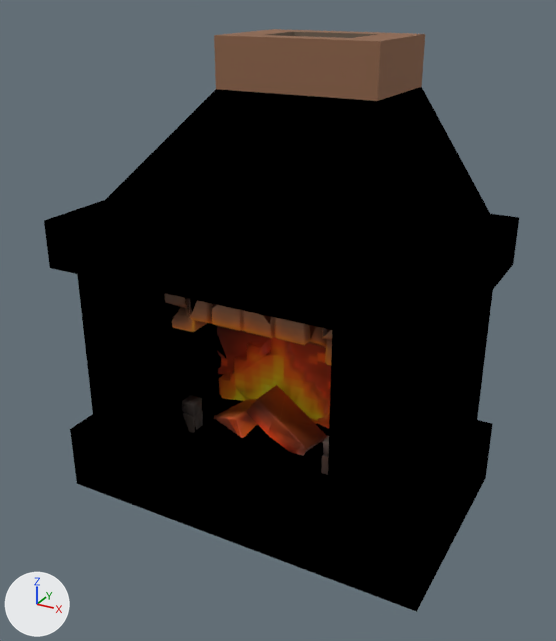
The Blender file src/game/models/castle/props/kitchen-fireplace.blend as it was, and as the next commit left it.
Before and after are seen from a 50 mm lens placed at (1.21, -2.24, 1.81), pointed at (0.01, -0.06, 0.72). Lighting does not change. The marker at lower left points along +X, +Y and +Z. The older version comes first.

The first picture shows 'Chimney socket from original fireplace stone', 'Continuous soot-dark flue lining', 'Preserved hearth logs and soot'.
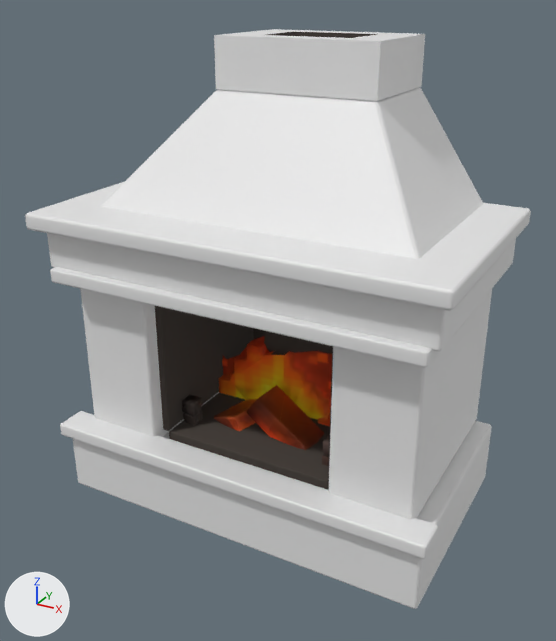
Where the change shows, as pixel boxes [x1, y1, x2, y2] in the pictures (556 x 641 px):
'Castle fireplace masonry surround and hood', modifiers changed (not visible before)
    after: [47, 88, 516, 609]
'Mantel projecting cap', added
    after: [25, 182, 531, 311]
'Preserved hearth logs and soot', reshaped (11% narrower, 28% shorter)
    before: [164, 293, 332, 475]
    after: [182, 336, 332, 466]
'Chimney socket from original fireplace stone', recoloured (brown to white)
    both: [214, 29, 425, 101]
'Raised hearth lip', added
    after: [60, 411, 438, 559]
'Mantel lower moulding', added
    after: [50, 267, 440, 367]
'Firebox left soot lining', added
    after: [155, 306, 253, 431]
'Firebox ember floor', added
    after: [169, 392, 330, 489]
'Continuous soot-dark flue lining', recoloured (brown to dark grey)
    both: [267, 32, 377, 38]
'Firebox back soot lining', now drawn (mostly hidden)
    after: [253, 328, 265, 344]
'Firebox right soot lining', added (mostly hidden)
    after: [328, 346, 333, 481]
part 1 of me_meshes_0__001, deleted (brown)
    before: [164, 293, 332, 365]
part 2 of me_meshes_0__001, cut back
    before: [215, 305, 331, 369]
    after: [223, 355, 239, 369]

Diff of the bpy script that builds the scene:
```diff
--- a/src/game/models/castle/props/kitchen-fireplace.blend.py
+++ b/src/game/models/castle/props/kitchen-fireplace.blend.py
@@ mat_chimney_soot_dark_stone @@
 mat_chimney_soot_dark_stone = principled_material('Chimney soot-dark stone')
-mat_chimney_soot_dark_stone.base_color = (0.19, 0.14, 0.1)  # brown #796959
+mat_chimney_soot_dark_stone.base_color = (0.065, 0.052, 0.043)  # dark grey #48403a
 mat_chimney_soot_dark_stone.roughness = 0.95
@@ me_continuous_castle_masonry_shell @@
 me_continuous_castle_masonry_shell.from_pydata(...)  # 16 vertices, 12 faces, 4 loose edges; spans x -0.29..0.29, y -0.2..0.2, z 0.0..0.17
-me_continuous_castle_masonry_shell.materials.append(mat_tripo_material_6332b610_d954_4b39_9acd_9ccbd900e18a)
+me_continuous_castle_masonry_shell.materials.append(mat_castle_fireplace_masonry)  # white #e7e7e7
@@ me_meshes_0__001 @@
-me_meshes_0__001.from_pydata(...)  # 883 vertices, 893 faces; spans x -0.437..0.432, y -0.231..0.407, z 0.177..0.898
+me_meshes_0__001.from_pydata(...)  # 588 vertices, 578 faces; spans x -0.429..0.427, y -0.204..0.407, z 0.177..0.568
+# me_meshes_0__001 part 1: 15 loose pieces with 177 vertices, spanning x -0.391..0.427, y -0.231..0.358, z 0.518..0.898, are deleted
+# me_meshes_0__001 part 2
+# 72 vertices are removed from x -0.376..0.377, y -0.221..0.095, z 0.423..0.736
+# 111 faces are deleted
+# 6 new faces join them
+# other edits to the shape of me_meshes_0__001 do not show in these pictures
 me_meshes_0__001.materials.append(mat_tripo_material_6332b610_d954_4b39_9acd_9ccbd900e18a_001)
@@ ob_castle_fireplace_masonry_surround_and_hood @@
 ob_castle_fireplace_masonry_surround_and_hood.location = (0.0, 0.0, 0.0)
+_m = ob_castle_fireplace_masonry_surround_and_hood.modifiers.new('Soft dressed limestone edges', 'BEVEL')
+_m.width = 0.012
+_m.width_pct = 0.012
+_m.segments = 3
+_m = ob_castle_fireplace_masonry_surround_and_hood.modifiers.new('Stone face normals', 'WEIGHTED_NORMAL')
@@ ob_firebox_ember_floor @@
+ob_firebox_ember_floor = bpy.data.objects.new('Firebox ember floor', me_cube_016)  # a box spanning x -0.326..0.326, y -0.312..0.312, z -0.016..0.016; in mat_chimney_soot_dark_stone (dark grey #48403a); modifiers BEVEL, WEIGHTED_NORMAL
+ob_firebox_ember_floor.location = (0.0, 0.028, 0.269)
@@ ob_firebox_right_soot_lining @@
+ob_firebox_right_soot_lining = bpy.data.objects.new('Firebox right soot lining', me_cube_015)  # a box spanning x -0.014..0.014, y -0.312..0.312, z -0.29..0.29; in mat_chimney_soot_dark_stone (dark grey #48403a); modifiers BEVEL, WEIGHTED_NORMAL
+ob_firebox_right_soot_lining.location = (0.341, 0.028, 0.575)
@@ ob_firebox_left_soot_lining @@
+ob_firebox_left_soot_lining = bpy.data.objects.new('Firebox left soot lining', me_cube_015.copy())  # modifiers BEVEL, WEIGHTED_NORMAL
+ob_firebox_left_soot_lining.location = (-0.341, 0.028, 0.575)
@@ ob_mantel_projecting_cap @@
+ob_mantel_projecting_cap = bpy.data.objects.new('Mantel projecting cap', me_cube_002)  # a box spanning x -0.735..0.735, y -0.44..0.44, z -0.03..0.03; in mat_castle_fireplace_masonry (white #e7e7e7); modifiers BEVEL, WEIGHTED_NORMAL
+ob_mantel_projecting_cap.location = (0.0, -0.02, 1.075)
@@ ob_mantel_lower_moulding @@
+ob_mantel_lower_moulding = bpy.data.objects.new('Mantel lower moulding', me_cube_001)  # a box spanning x -0.675..0.675, y -0.412..0.412, z -0.025..0.025; in mat_castle_fireplace_masonry (white #e7e7e7); modifiers BEVEL, WEIGHTED_NORMAL
+ob_mantel_lower_moulding.location = (0.0, -0.022, 0.885)
@@ ob_raised_hearth_lip @@
+ob_raised_hearth_lip = bpy.data.objects.new('Raised hearth lip', me_cube)  # a box spanning x -0.72..0.72, y -0.06..0.06, z -0.025..0.025; in mat_castle_fireplace_masonry (white #e7e7e7); modifiers BEVEL, WEIGHTED_NORMAL
+ob_raised_hearth_lip.location = (0.0, -0.38, 0.26)
```
